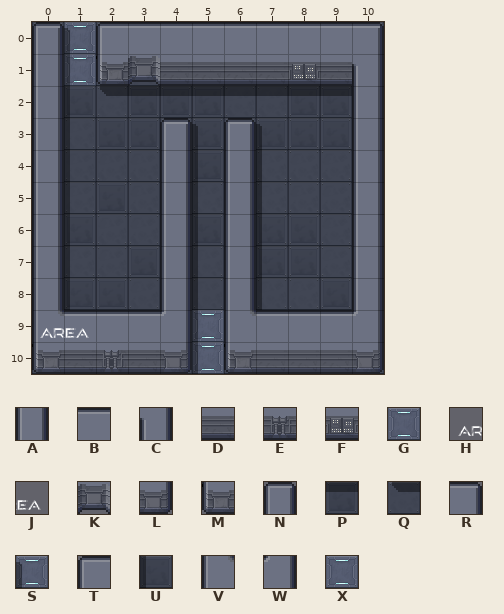
An edit to a level. Tiled map, cocos/Code/assets/resources/map/map_1-1-H-3.tmx. The first picture shows the starting point.
Cells are 32x32 px. Shown: x 0..10, y 0..10.
Key: from "proba_scifi": A 23, B 42, C 49, D 80, E 82, F 84, G 145, H 150, J 151; from "scifi_tileset_02": K 2, L 9, M 11, N 15, P 17, Q 19, R 25, S 26, T 27, U 34, V 57, W 58, X 145.
_ is an empty cell.
Layers that did not change in this view are not listed.
Layer "w" before, first column x 0:
 0 N_TBBBBBBBR
 1 A_MKDDDDFDC
 2 A_________A
 3 A___N_N___A
 4 A___A_A___A
 5 A___A_A___A
 6 A___A_A___A
 7 A___A_A___A
 8 A___A_A___A
 9 VBBBW_VBBBW
10 MDEDL_MDDDL
Layer "p" before, first column x 0:
 0 _G_________
 1 _G_________
 2 ___________
 3 ___________
 4 ___________
 5 ___________
 6 ___________
 7 ___________
 8 ___________
 9 HJ___X_____
10 _____X_____
Layer "s" before, first column x 0:
 0 _S_________
 1 _U_________
 2 _UQPPPPPPP_
 3 _U___S_S___
 4 _U___U_U___
 5 _U___U_U___
 6 _U___U_U___
 7 _U___U_U___
 8 _U___U_U___
 9 _____U_____
10 _____U_____
Now the later version:
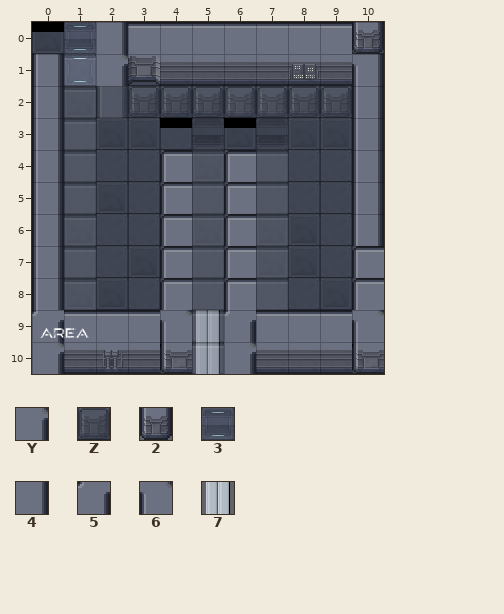
Further tiles: from "scifi_tileset_02": Y 13, Z 21, 2 31, 3 32, 4 33, 5 71, 6 72, 7 181.
See-through tiles are keyed as they look on the map.
The exact change:
Changed rows in their new state; . is an unchanged cell.
Layer "w":
first column x 0:
 0 P.4.......2
 1 ..Y........
 3 ....P.P....
 4 ....T.T....
 5 ....T.T....
 6 ....T.T....
 7 ....T.T...T
 8 ....T.T...T
 9 5...6.5...6
10 Y...M.Y...M
Layer "p":
first column x 5:
 9 7
10 7
Layer "s":
first column x 1:
 0 3........
 1 B........
 2 BAZZZZZZZ
 3 B...3.3..
 4 B...B.B..
 5 B...B.B..
 6 B...B.B..
 7 B...B.B..
 8 B...B.B..
 9 ....B....
10 ....B....
Boxes around the changes in both pictures, in picture pixels (x1, y1, x2, y2):
changed: (32, 22, 352, 374)
changed: (352, 22, 384, 54)
changed: (352, 246, 384, 373)
